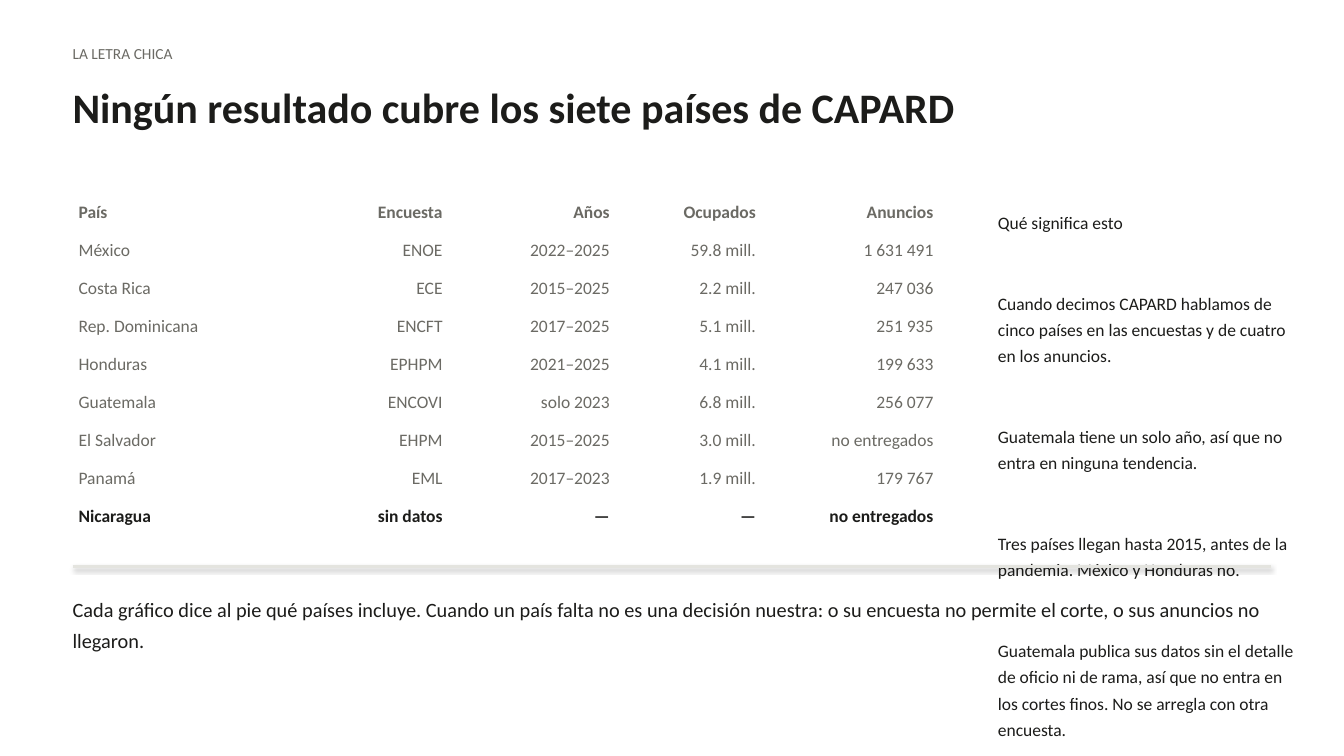
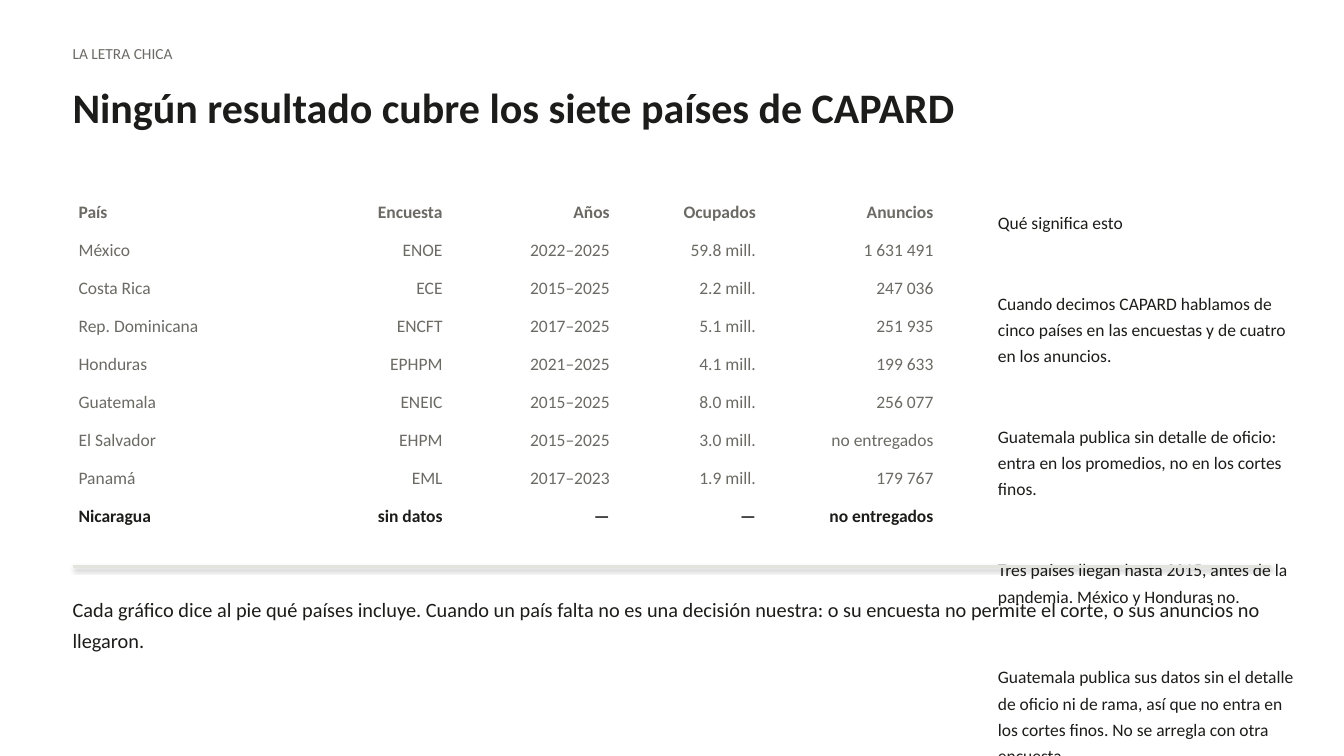
Before and after one commit to etorresram/CID-Technical-Note, a slide deck: slide 5 of Presentacion_CID_IA_Sectores.pptx. Drawn at 1344x756 pixels with LibreOffice and Linux fonts; fonts in the diff are those of the drawing. Boxes give left, top, right and bottom in pixels: in the first picture for what was removed or moved away, otherwise in the second. Text is boxed around its words. In the diff, an @@ line names an element or a change of style, - is before the commit and + after.

Commit message:
Guatemala con ENEI/ENEIC

```diff
--- a/Presentacion_CID_IA_Sectores.pptx
+++ b/Presentacion_CID_IA_Sectores.pptx
@@ table at (73,197,940,539) @@
-row 6: Guatemala | ENCOVI | solo 2023 | 6.8 mill. | 256 077
+row 6: Guatemala | ENEIC | 2015–2025 | 8.0 mill. | 256 077
@@ text at (998,431,1282,495): text changed @@
-Guatemala tiene un solo año, así que no entra en ninguna tendencia.
+Guatemala publica sin detalle de oficio: entra en los promedios, no en los cortes finos.
```
Also in this commit, not shown: 1 other slide changed, 2 other files.
